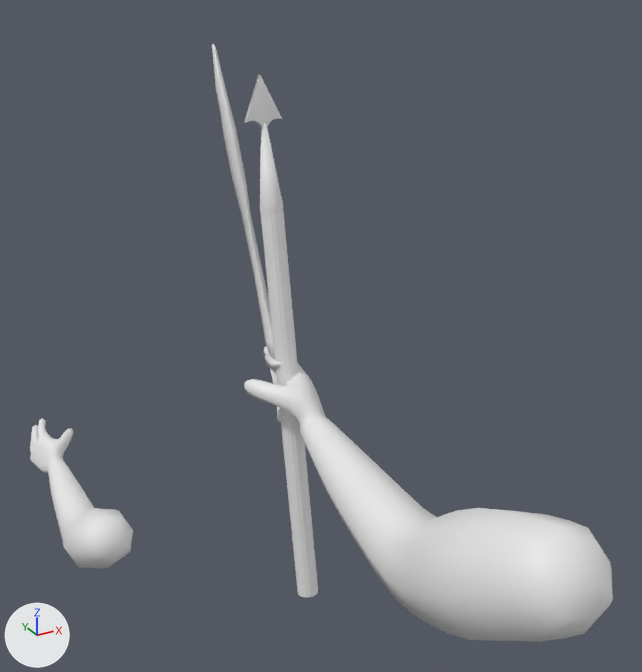
The Blender file Arte/Personaje.blend, before and after one commit.
The view is the same before and after, from a 50 mm lens placed at (-1.71, -0.38, 1.55), pointed at (-0.21, 2.34, 0.19). Arrows for +X, +Y and +Z are at lower left; the lights stay in place.

Objects in the first picture: 'Espada.001', 'Lanza', 'Mano derecha', 'Mano izquierda'.
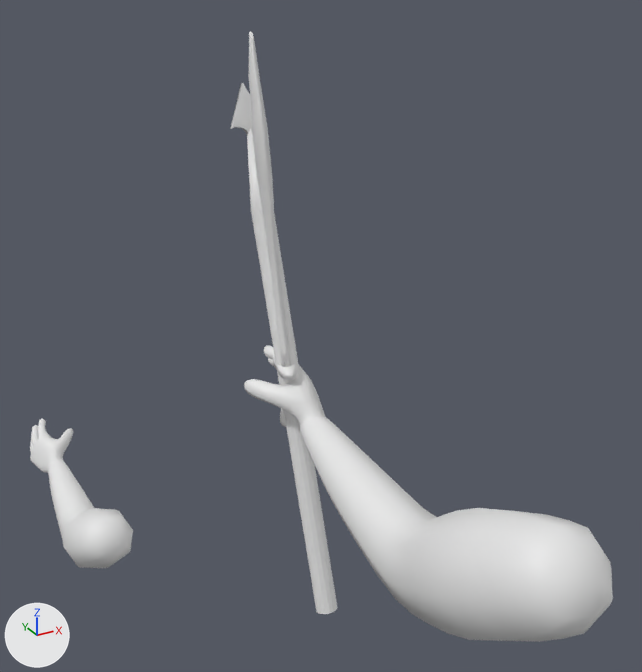
Where the change shows, as pixel boxes (x1, y1, x2, y2) in the pictures (642 x 672 px):
'Lanza', moved, turned: before (244, 74, 318, 598); after (230, 83, 338, 614)
'Espada.001', moved, turned: before (212, 44, 282, 423); after (248, 32, 296, 427)

What changed in the scene script:
```text
Change ob_lanza:
    ob_lanza.location: (-0.02, 2.99, -0.488) -> (-0.02, 2.941, -0.488)
    ob_lanza.rotation_euler: (-0.167, 0.0, 0.0) -> (-0.324, 0.0, 0.0)  # degrees (-9.6, 0, 0) -> degrees (-19, 0, 0)
Change ob_espada_001:
    ob_espada_001.location: (-0.014, 3.057, -0.528) -> (-0.014, 3.02, -0.525)
    ob_espada_001.rotation_euler: (0.13, -2.831, 1.265) -> (0.0623, -3.046, 1.278)  # degrees (7.4, -162, 72) -> degrees (3.6, -175, 73)
```
